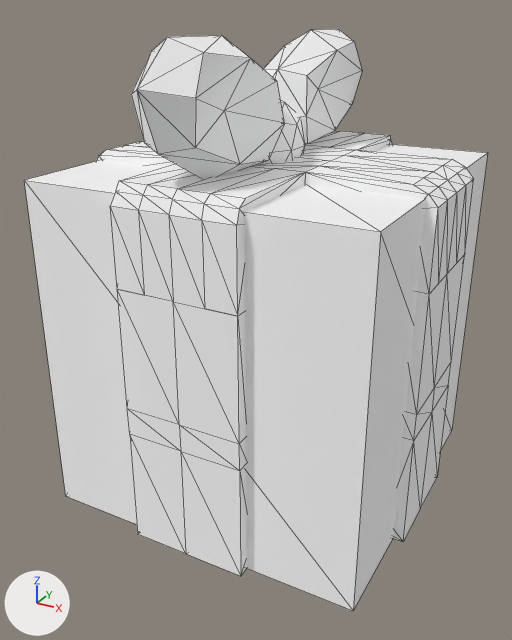
Two versions of the glTF model models/present.glb, one commit apart.
One viewpoint serves both versions: a 50 mm lens placed at (2.68, -3.42, 2.68), pointed at (0.88, -0.15, 1.04). Lighting does not change. The marker at lower left points along +X, +Y and +Z. Mesh edges are drawn as thin lines. Where no turn or scale is listed for an object, it has been applied to the vertices. Vertices at the same position are counted once.

Script lines for the objects in view, before the commit:
```python
mat_material = principled_material('Material')
mat_material.base_color = (1.0, 1.0, 1.0)  # white #ffffff
mat_material.metallic = 1.0
mat_material.roughness = 1.0
mat_material_002 = principled_material('Material.002')
mat_material_002.base_color = (1.0, 1.0, 1.0)  # white #ffffff
mat_material_002.metallic = 1.0
mat_material_002.roughness = 1.0
me_cube = bpy.data.meshes.new('Cube')
me_cube.from_pydata(...)  # 314 vertices, 624 faces; spans x 0.0..1.96, y -1.12..1.09, z 0.0..2.57
me_cube.materials.append(mat_material)  # white #ffffff
me_cube_001 = bpy.data.meshes.new('Cube.001')
me_cube_001.from_pydata(...)  # a box spanning x 0.0..1.84, y -0.92..0.92, z 0.0..1.91
me_cube_001.materials.append(mat_material_002)  # white #ffffff
ob_cube = bpy.data.objects.new('Cube', me_cube)
ob_cube.location = (-0.065, 0.0, 0.0)
ob_cube_001 = bpy.data.objects.new('Cube.001', me_cube_001)
ob_cube_001.location = (0.0, 0.0, 0.0)
```
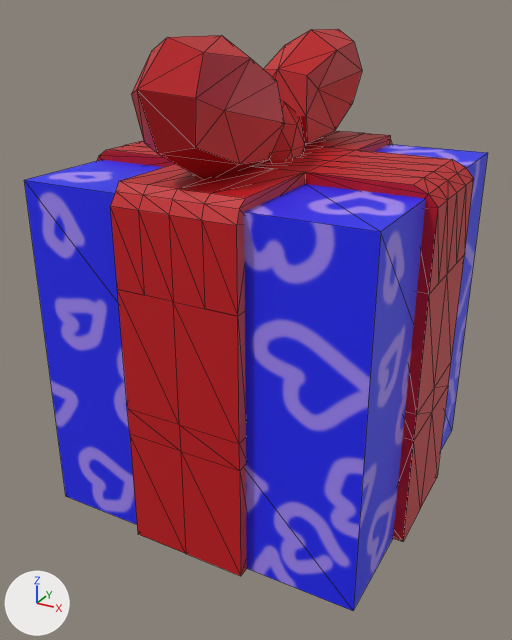
The newer file is also rescaled (x0.301), turned or shifted as a whole; pictures and numbers use the older file's frame.

Changed parts and their boxes (x1, y1, x2, y2) in the pictures (512 x 640 px):
```json
{"object": "Cube", "change": "surface changed", "before": [97, 29, 474, 576], "after": [97, 29, 474, 576], "on screen": "white to red"}
{"object": "Cube.001", "change": "surface changed", "before": [24, 144, 488, 611], "after": [24, 144, 488, 611], "on screen": "white to blue"}
```

Edits to the scene script, one JSON object a line:
```json
{"op": "add", "block": "img_material_base_color", "code": ["img_material_base_color = load_image('Material Base Color', '_unpacked/Material_Base_Color', 1024, 1024, 'sRGB')"]}
{"op": "add", "block": "img_kdo", "code": ["img_kdo = load_image('kdo', '_unpacked/kdo', 1024, 1024, 'sRGB')"]}
{"op": "remove", "block": "mat_material_002", "code": "mat_material_002.base_color = (1.0, 1.0, 1.0)  # white #ffffff"}
{"op": "set", "path": "mat_material_002.metallic", "old": "1.0", "new": "0.0"}
{"op": "set", "path": "mat_material_002.roughness", "old": "1.0", "new": "0.5"}
{"op": "add", "block": "mat_material_002", "code": "mat_material_002.texture = img_kdo"}
{"op": "remove", "block": "mat_material", "code": "mat_material.base_color = (1.0, 1.0, 1.0)  # white #ffffff"}
{"op": "set", "path": "mat_material.metallic", "old": "1.0", "new": "0.0"}
{"op": "set", "path": "mat_material.roughness", "old": "1.0", "new": "0.5"}
{"op": "add", "block": "mat_material", "code": "mat_material.texture = img_material_base_color"}
{"block": "me_cube_001", "where": "me_cube_001.from_pydata(...)  # 8 vertices, 12 faces; spans x 0.0..1.84, y -0.92..0.92, z 0.0..1.91"}
{"block": "me_cube_001", "where": "# used by ob_cube_001; location = (0.0, 0.0, 0.0)"}
{"block": "me_cube_001", "change": "me_cube_001 part 1: texture (UV) coordinates changed"}
```
